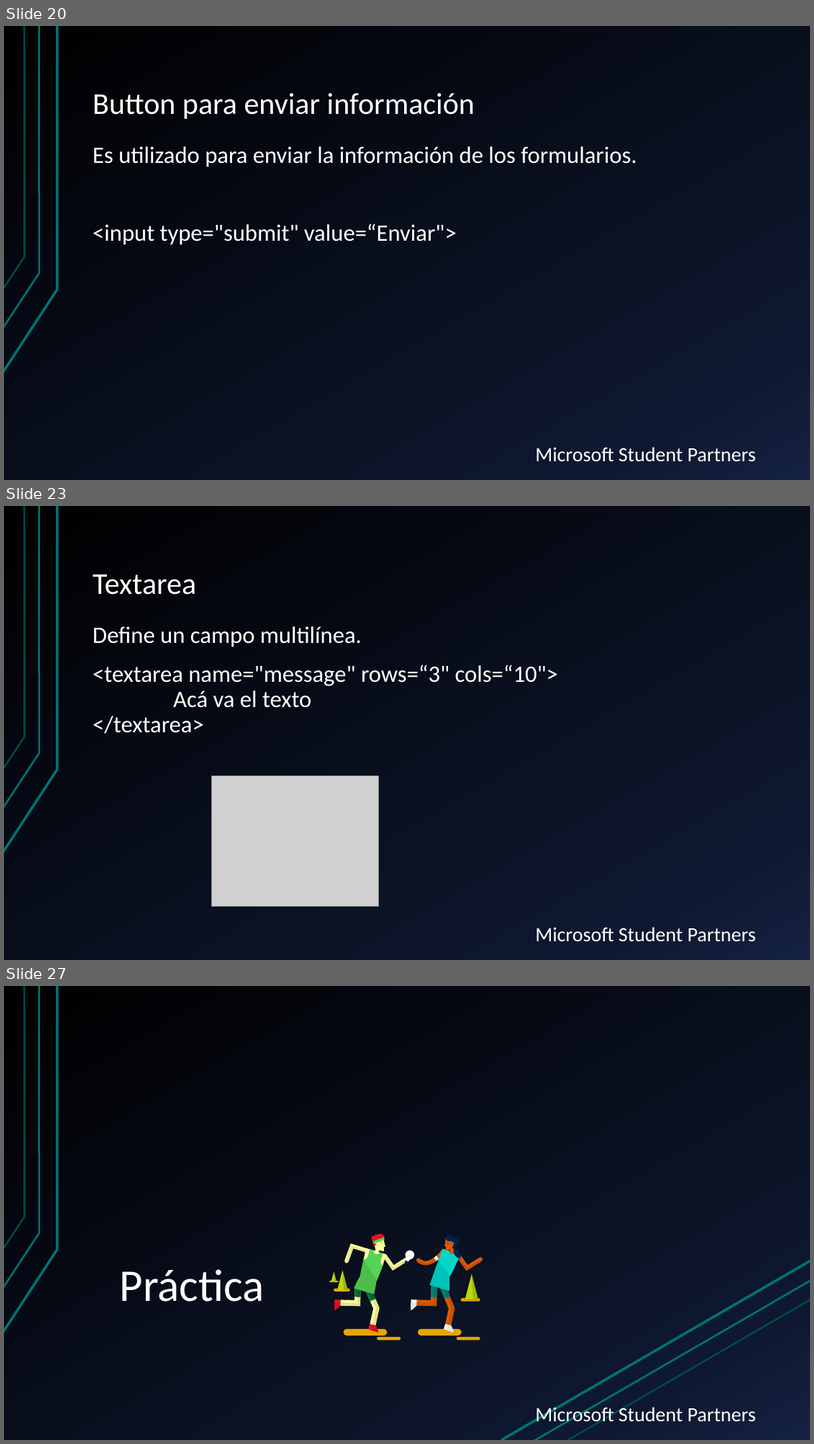
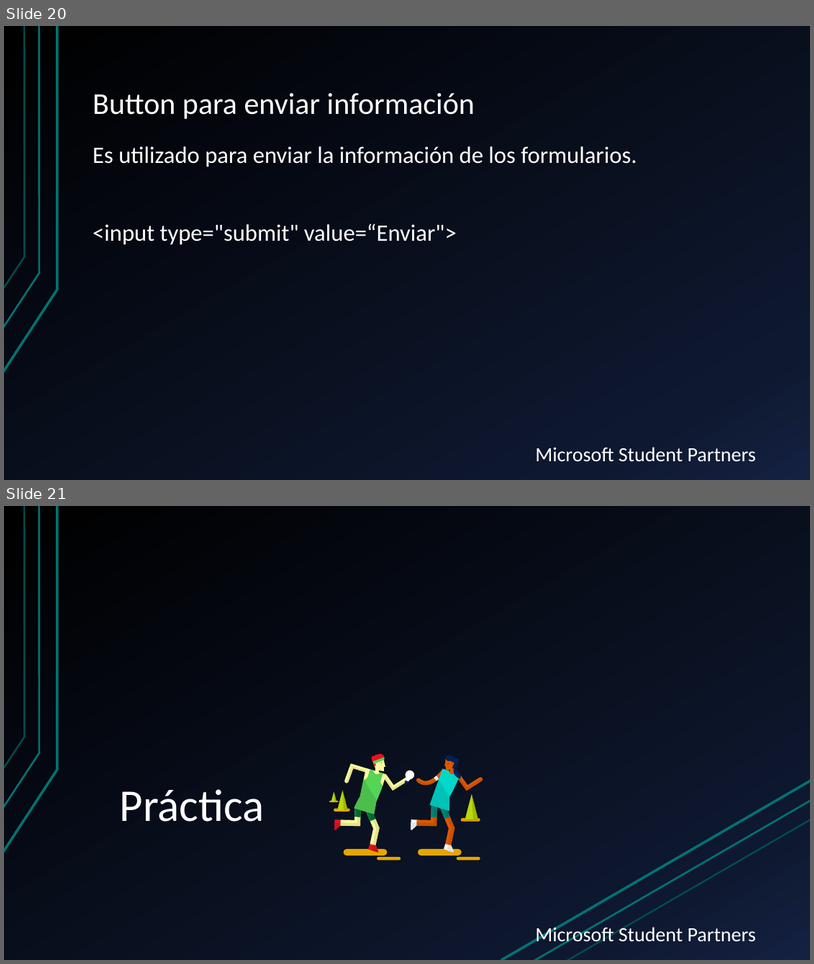
Before and after one commit to ccasbre27/Desarrollo-web-LAP, a slide deck: Semana 3/s03.ppsx. Shown one above the other, each under a label of ours: slides 20, 23 and 27 before the commit, slides 20 and 21 after it; the slides between them are not shown. The pictures are 814x1444 and 814x964 pixels, drawn with LibreOffice and Linux fonts; fonts in the diff are those of the drawing; grey boxes stand for pictures; background and template pictures are left out. Boxes give left, top, right and bottom in pixels: in the first picture for what was removed or moved away, otherwise in the second. Text is boxed around its words. In the diff, an @@ line names an element or a change of style, - is before the commit and + after.

```diff
--- a/Semana 3/s03.ppsx
+++ b/Semana 3/s03.ppsx
@@ slide 23 removed at (4, 506, 810, 960), background gradient #000000 to #0F1931 to #142242; not listed: 4 template elements that a slide beside it also shows @@
@@ title removed at (93, 574, 196, 595) @@
-Textarea
@@ text removed at (93, 626, 558, 734) @@
-Define un campo multilínea.
-<textarea name="message" rows=“3" cols=“10">
-Acá va el texto
-</textarea>
@@ picture removed at (212, 776, 379, 906) @@
@@ what was slide 27 is now slide 21 @@
```
Also in this commit, not shown: 1 slide changed, 1 slide added, 5 other slides removed.
